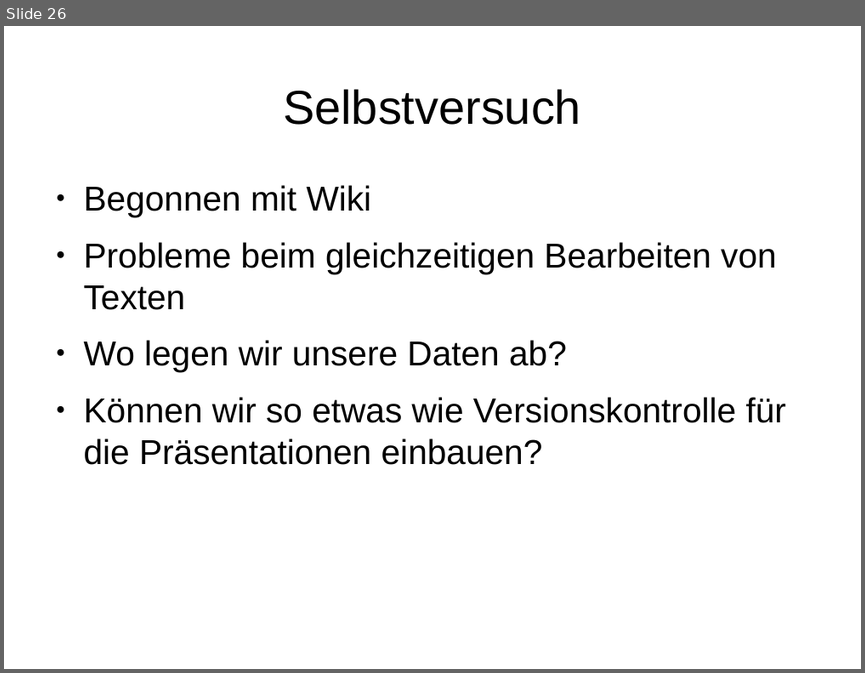
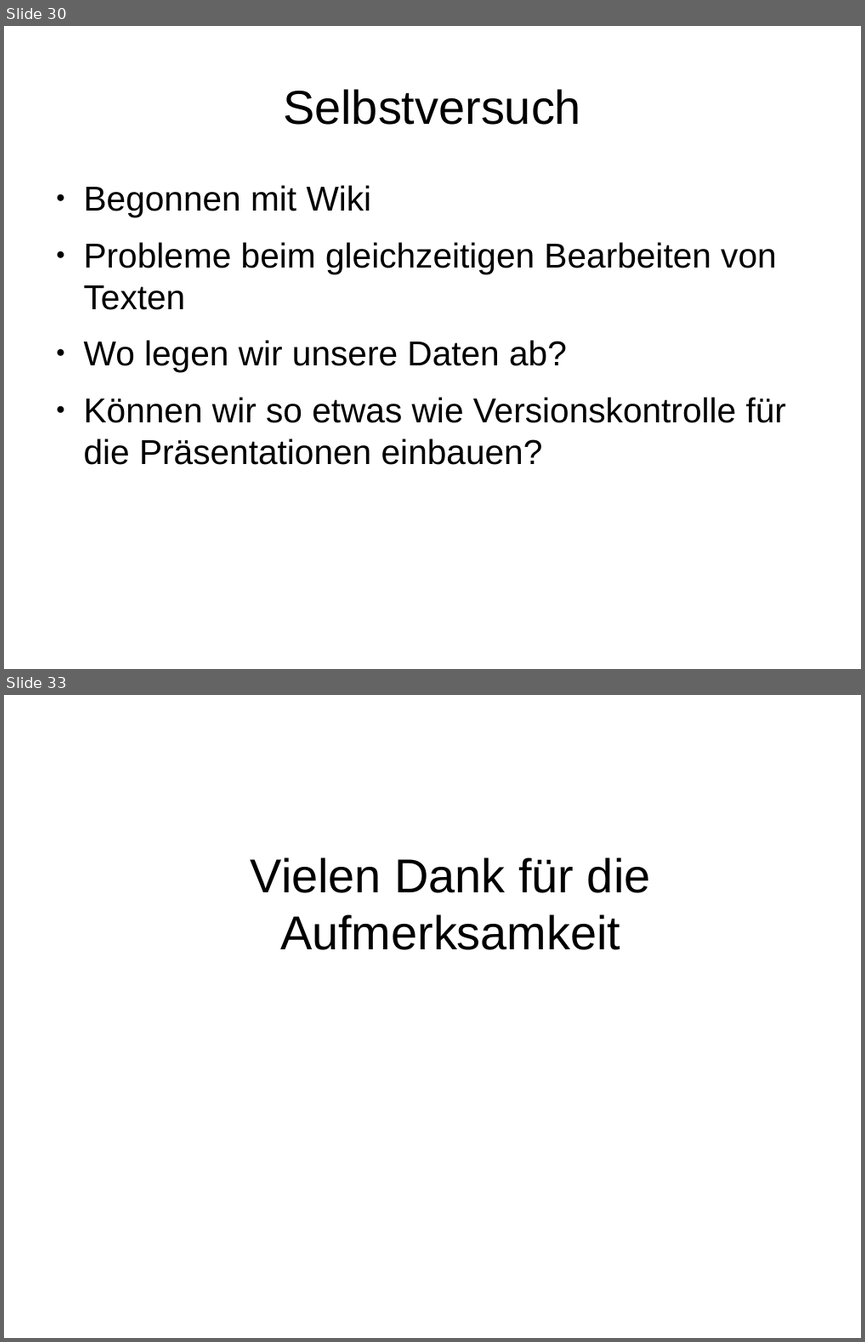
Before and after one commit to rommsen/Seminar_1905, a slide deck: referat/Kapitel4.odp. Shown one above the other, each under a label of ours: slide 26 before the commit, slides 30 and 33 after it; the slides between them are not shown. The pictures are 865x673 and 865x1342 pixels, drawn with LibreOffice and Linux fonts; fonts in the diff are those of the drawing. Boxes give left, top, right and bottom in pixels: in the first picture for what was removed or moved away, otherwise in the second. Text is boxed around its words. In the diff, an @@ line names an element or a change of style, - is before the commit and + after.

```diff
--- a/referat/Kapitel4.odp
+++ b/referat/Kapitel4.odp
@@ slide 33 added at box(4, 695, 861, 1338), background #FFFFFF @@
@@ text added at box(250, 857, 651, 950), 44 pt, text #000000 @@
+Vielen Dank für die Aufmerksamkeit
@@ what was slide 26 is now slide 30 @@
```
Also in this commit, not shown: 5 slides changed, 5 other slides added, 2 slides removed.
